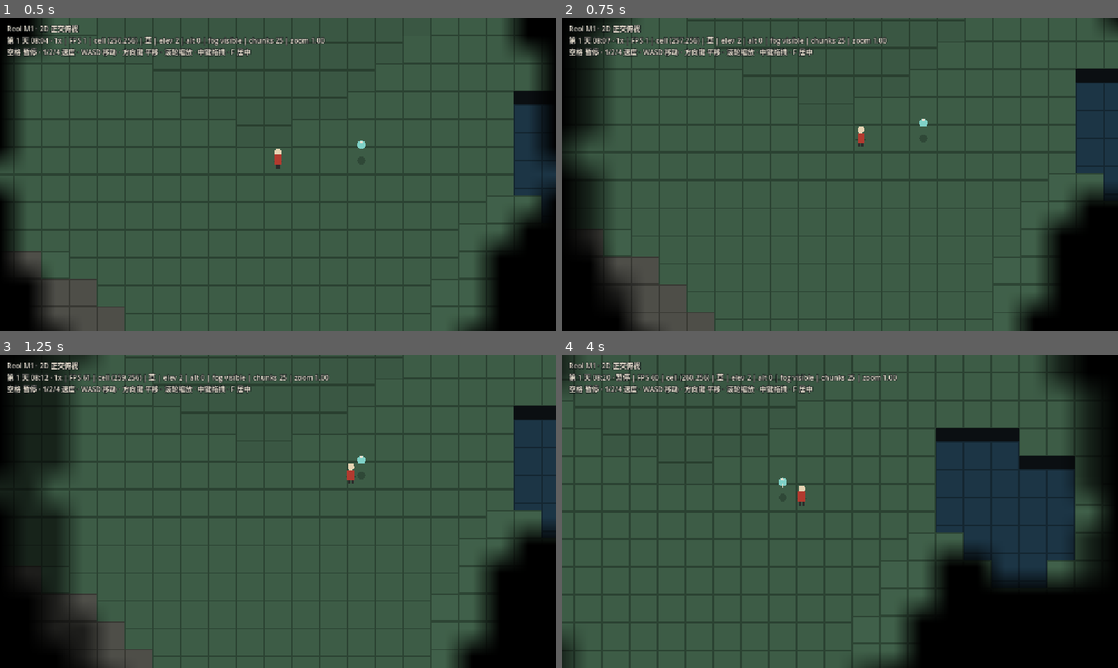
Above: before the commit, frames 1-4 (two rows, left to right).
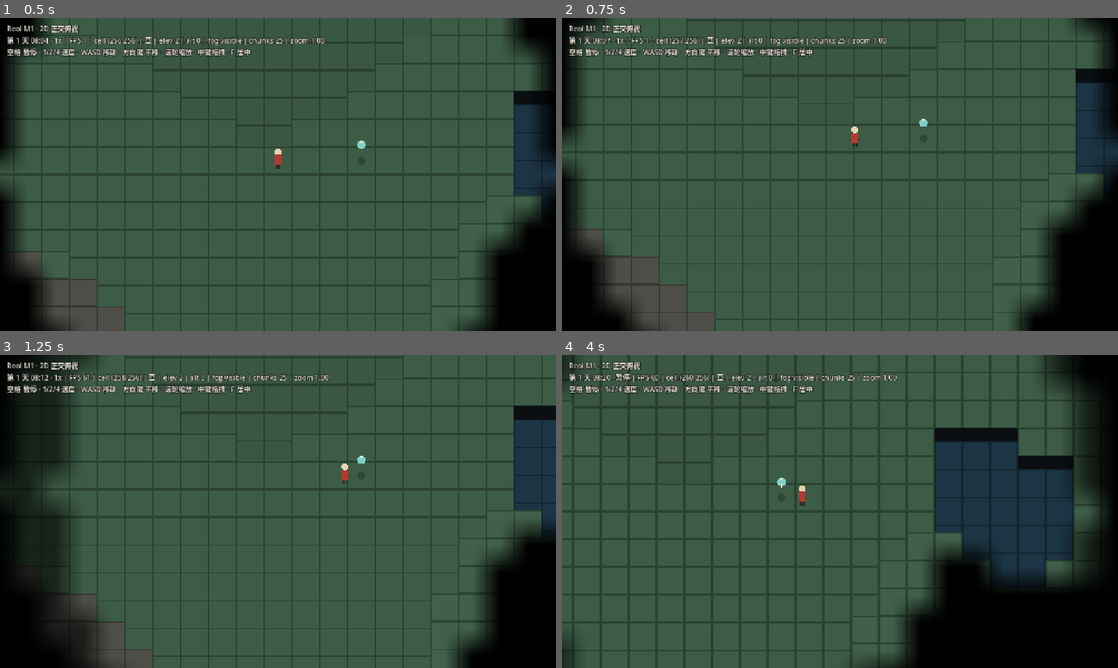
Above: after the commit, the same moments.

Repository: fewnfds/reol
Game: Godot game, scene res://scenes/main.tscn
Same seed, same stepped clock (60 frames per second), same inputs: the game is played once before the commit and once after it.
Inputs (mouse positions are in pixels of both pictures, inside the frame that each line leads up to):
- Up to frame 1 (0.5 s): no input
- Up to frame 2 (0.75 s): tap Enter at 0.5 s; move the mouse to (962, 158) at 0.52 s; hold D (move_right) from 0.53 s (still down); tap Down (camera_down) at 0.6 s; click (962, 158) at 0.67 s
- Up to frame 3 (1.25 s): keep holding D (move_right)
- Up to frame 4 (4 s): release D (move_right) at 1.25 s; drag from (728, 527) to (812, 574) at 1.27 s; tap Space (toggle_pause) at 2 s; move the mouse to (895, 442) at 2.02 s; hold D (move_right) 2.03-2.75 s; tap Right (camera_right) at 2.1 s; drag from (812, 574) to (673, 464) at 2.77 s; tap Enter at 3.5 s; move the mouse to (1006, 558) at 3.52 s; hold A (move_left) from 3.53 s (still down); tap F (center_camera) at 3.6 s

Frame 1 is identical in both runs. In frame 2, 5.1% of the frame differs, in the area x 0-100%, y 0-92%; in frame 3, 0.1%; in frame 4, 4.1%.

Commit message:
feat: polish grid collision with corner rule, substeps, and acceleration

Diff:
--- a/scenes/main.tscn
+++ b/scenes/main.tscn
@@ -7,6 +7,9 @@
 [ext_resource type="Script" path="res://scripts/ui/hud.gd" id="5_hud"]
 [ext_resource type="Script" path="res://scripts/world/fog_of_war.gd" id="6_fog"]
 [ext_resource type="Script" path="res://scripts/world/day_night.gd" id="7_day_night"]
+
+[sub_resource type="CircleShape2D" id="CircleShape2D_player"]
+radius = 10.0
 
 [node name="Main" type="Node2D"]
 script = ExtResource("1_main")
@@ -21,7 +24,12 @@
 script = ExtResource("6_fog")
 
 [node name="Player" type="CharacterBody2D" parent="."]
+collision_layer = 2
+collision_mask = 1
 script = ExtResource("3_player")
+
+[node name="CollisionShape2D" type="CollisionShape2D" parent="Player"]
+shape = SubResource("CircleShape2D_player")
 
 [node name="Camera" type="Camera2D" parent="."]
 script = ExtResource("4_camera")
--- a/scripts/entities/player.gd
+++ b/scripts/entities/player.gd
@@ -1,13 +1,23 @@
 class_name PlayerCharacter
 extends CharacterBody2D
-## Placeholder player avatar for the M1 iso slice.
-## Grid-based blocking keeps movement deterministic; physics can replace it later.
+## Placeholder player avatar.
+##
+## Movement is grid-aware: the world decides whether a step is legal, and the
+## player sweeps its motion in small substeps so low FPS cannot tunnel through
+## blocked cells. Speed ramps up/down instead of snapping to full velocity.
 
 @export var speed: float = 240.0
+@export var acceleration: float = 1800.0
+@export var friction: float = 2600.0
+
+const MAX_SUBSTEP_PX: float = 12.0
 
 var cell: Vector2i = Vector2i.ZERO
 var altitude: int = 0
+var blocked: bool = false
+
 var _world: ReolWorld
+var _velocity: Vector2 = Vector2.ZERO
 
 
 func _ready() -> void:
@@ -18,6 +28,8 @@
 func spawn_at(spawn_cell: Vector2i) -> void:
 	cell = spawn_cell
 	global_position = TileGrid.cell_to_world(cell)
+	_velocity = Vector2.ZERO
+	blocked = false
 	queue_redraw()
 
 
@@ -33,26 +45,54 @@
 	var direction := Input.get_vector(
 		"move_left", "move_right", "move_up", "move_down"
 	)
-	if direction == Vector2.ZERO:
+	var target_velocity: Vector2 = direction.normalized() * speed
+	var rate: float = acceleration if direction != Vector2.ZERO else friction
+	_velocity = _velocity.move_toward(target_velocity, rate * delta)
+	if _velocity.length_squared() < 1.0:
+		_velocity = Vector2.ZERO
+		blocked = false
 		return
 
-	var motion: Vector2 = direction.normalized() * speed * delta
+	blocked = false
+	var motion: Vector2 = _velocity * delta
+	var substeps: int = maxi(1, ceili(motion.length() / MAX_SUBSTEP_PX))
+	for _index in substeps:
+		_move_step(motion / float(substeps))
+
+
+func _move_step(motion: Vector2) -> void:
 	var target: Vector2 = global_position + motion
-	if _world.can_move(cell, TileGrid.world_to_cell(target)):
+	if _try_move_to(target):
+		return
+
+	var moved: bool = false
+	if not is_zero_approx(motion.x):
+		if _try_move_to(global_position + Vector2(motion.x, 0.0)):
+			moved = true
+		else:
+			_velocity.x = 0.0
+	if not is_zero_approx(motion.y):
+		if _try_move_to(global_position + Vector2(0.0, motion.y)):
+			moved = true
+		else:
+			_velocity.y = 0.0
+
+	if not moved:
+		blocked = true
+		_velocity = Vector2.ZERO
+
+
+func _try_move_to(target: Vector2) -> bool:
+	var target_cell: Vector2i = TileGrid.world_to_cell(target)
+	if target_cell == cell:
 		global_position = target
-	else:
-		var target_x: Vector2 = global_position + Vector2(motion.x, 0.0)
-		if _world.can_move(cell, TileGrid.world_to_cell(target_x)):
-			global_position.x = target_x.x
-			cell = TileGrid.world_to_cell(global_position)
-		var target_y: Vector2 = global_position + Vector2(0.0, motion.y)
-		if _world.can_move(cell, TileGrid.world_to_cell(target_y)):
-			global_position.y = target_y.y
-
-	var new_cell: Vector2i = TileGrid.world_to_cell(global_position)
-	if new_cell != cell:
-		cell = new_cell
-		queue_redraw()
+		return true
+	if not _world.can_step(cell, target_cell - cell):
+		return false
+	global_position = target
+	cell = target_cell
+	queue_redraw()
+	return true
 
 
 func _draw() -> void:
--- a/scripts/world/world.gd
+++ b/scripts/world/world.gd
@@ -132,6 +132,24 @@
 	var from_elevation: int = get_elevation(from_cell)
 	var to_elevation: int = get_elevation(to_cell)
 	return elevation_step_allowed(from_elevation, to_elevation)
+
+
+func can_step(from_cell: Vector2i, step: Vector2i) -> bool:
+	if step == Vector2i.ZERO:
+		return true
+	if not can_move(from_cell, from_cell + step):
+		return false
+	if step.x == 0 or step.y == 0:
+		return true
+	var x_open: bool = can_move(from_cell, from_cell + Vector2i(step.x, 0))
+	var y_open: bool = can_move(from_cell, from_cell + Vector2i(0, step.y))
+	return diagonal_step_allowed(step, x_open, y_open)
+
+
+static func diagonal_step_allowed(step: Vector2i, x_open: bool, y_open: bool) -> bool:
+	if step.x == 0 or step.y == 0:
+		return true
+	return x_open or y_open
 
 
 static func elevation_step_allowed(from_elevation: int, to_elevation: int) -> bool:
--- a/tests/run_tests.gd
+++ b/tests/run_tests.gd
@@ -54,6 +54,24 @@
 		return
 	failed += 1
 	printerr("FAIL %s: value is null" % label)
+
+
+# ---------------------------------------------------------------------------
+# Test doubles
+# ---------------------------------------------------------------------------
+
+
+class FakeWalkWorld extends ReolWorld:
+	## Only cells listed in `open_cells` can be entered; avoids noise generation.
+	var open_cells: Dictionary[Vector2i, bool] = {}
+
+
+	func _ready() -> void:
+		pass
+
+
+	func can_move(_from_cell: Vector2i, to_cell: Vector2i) -> bool:
+		return open_cells.has(to_cell)
 
 
 # ---------------------------------------------------------------------------
@@ -201,6 +219,72 @@
 	world.free()
 
 
+func test_can_step_blocks_corner_cut() -> void:
+	var fake := FakeWalkWorld.new()
+	fake.open_cells[Vector2i(1, 1)] = true
+	assert_true(
+		not fake.can_step(Vector2i.ZERO, Vector2i(1, 1)),
+		"diagonal is blocked when both orthogonal sides are blocked"
+	)
+	fake.open_cells[Vector2i(1, 0)] = true
+	assert_true(
+		fake.can_step(Vector2i.ZERO, Vector2i(1, 1)),
+		"diagonal is allowed when one orthogonal side is open"
+	)
+	fake.free()
+
+
+func test_player_cannot_cut_blocked_corner() -> void:
+	var host := Node2D.new()
+	var fake := FakeWalkWorld.new()
+	fake.name = "World"
+	fake.open_cells[Vector2i(1, 1)] = true
+	host.add_child(fake)
+	var player: PlayerCharacter = PlayerCharacter.new()
+	host.add_child(player)
+	get_root().add_child(host)
+	player._ready()
+
+	player.spawn_at(Vector2i.ZERO)
+	player._move_step(Vector2(60.0, 60.0))
+	assert_eq(player.cell, Vector2i.ZERO, "blocked corner keeps the player in place")
+	assert_true(player.blocked, "blocked corner sets the blocked flag")
+
+	fake.open_cells[Vector2i(1, 0)] = true
+	player.spawn_at(Vector2i.ZERO)
+	player._move_step(Vector2(60.0, 60.0))
+	assert_eq(player.cell, Vector2i(1, 1), "an open side allows the diagonal step")
+
+	host.free()
+
+
+func test_diagonal_corner_rule() -> void:
+	assert_true(
+		ReolWorld.diagonal_step_allowed(Vector2i(1, 0), false, false),
+		"cardinal steps ignore the corner rule"
+	)
+	assert_true(
+		ReolWorld.diagonal_step_allowed(Vector2i(1, 1), true, false),
+		"diagonal allowed when the x-side is open"
+	)
+	assert_true(
+		ReolWorld.diagonal_step_allowed(Vector2i(-1, 1), false, true),
+		"diagonal allowed when the y-side is open"
+	)
+	assert_true(
+		not ReolWorld.diagonal_step_allowed(Vector2i(1, 1), false, false),
+		"diagonal blocked when both sides are blocked"
+	)
+
+	var world := ReolWorld.new()
+	world.initialize()
+	assert_true(
+		world.can_step(Vector2i(256, 256), Vector2i.ZERO),
+		"zero step is always legal"
+	)
+	world.free()
+
+
 func test_elevation_step_rule() -> void:
 	assert_true(
 		ReolWorld.elevation_step_allowed(1, 2),
Not shown: 1 places in scenes/main.tscn that only renumber resources
Not shown, changed: AGENTS.md
Not shown, changed: docs/BASELINE.md
Not shown, changed: docs/ROADMAP.md
